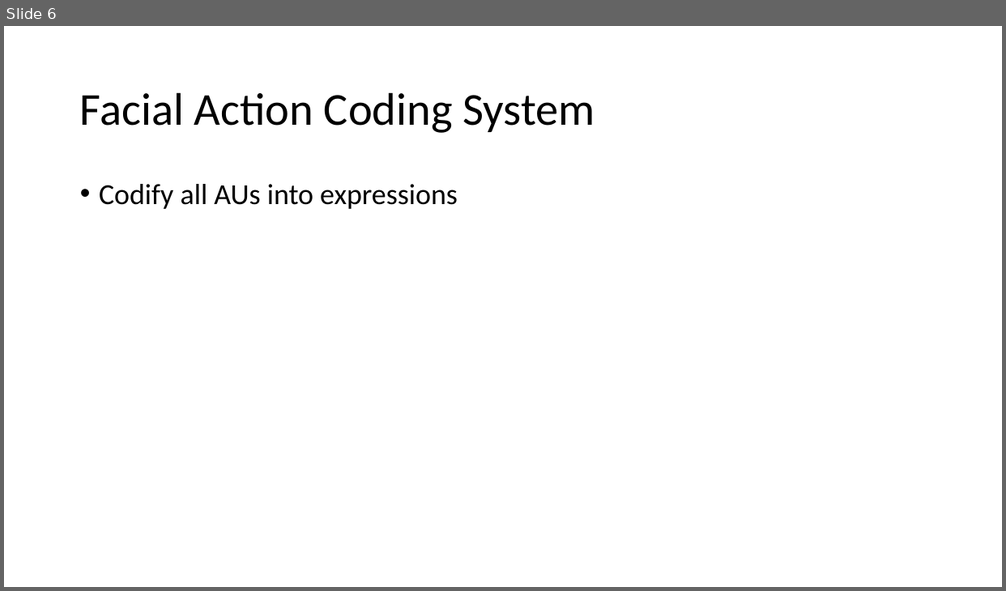
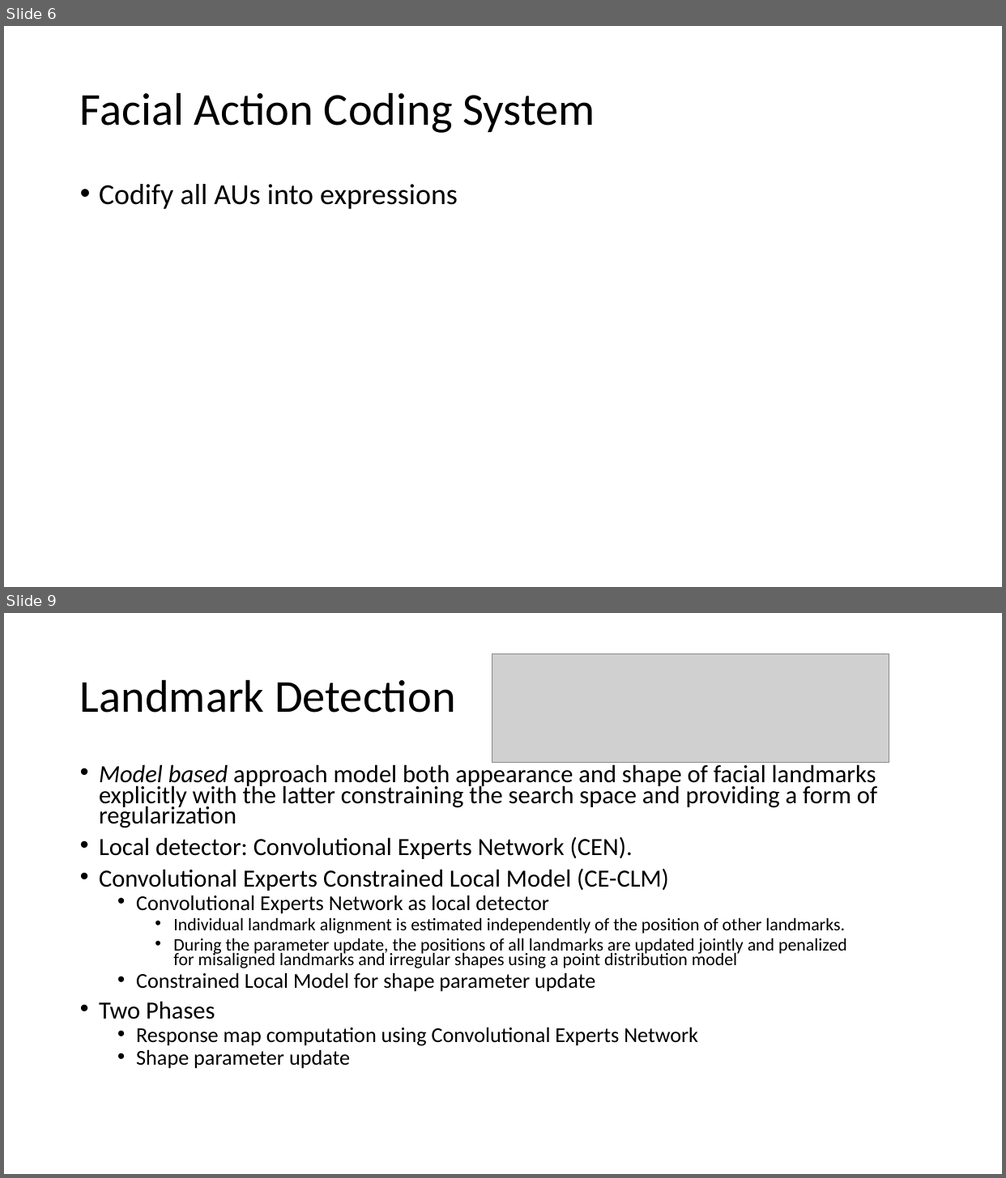
Before and after one commit to AscaL/thesis, a slide deck: Deception Detection using Facial Action Units.pptx. Shown one above the other, each under a label of ours: slide 6 before the commit, slides 6 and 9 after it; the slides between them are not shown. The pictures are 1006x591 and 1006x1178 pixels, drawn with LibreOffice and Linux fonts; fonts in the diff are those of the drawing; grey boxes stand for pictures. Boxes give left, top, right and bottom in pixels: in the first picture for what was removed or moved away, otherwise in the second. Text is boxed around its words. In the diff, an @@ line names an element or a change of style, - is before the commit and + after.

```diff
--- a/Deception Detection using Facial Action Units.pptx
+++ b/Deception Detection using Facial Action Units.pptx
@@ slide 9 added at (4, 613, 1002, 1174), background #FFFFFF @@
@@ picture added at (492, 654, 889, 763) @@
@@ title added at (80, 679, 456, 713), 44 pt, text #000000 @@
+Landmark Detection
@@ text added at (99, 762, 877, 1069), 23.8 pt, text #000000 @@
+• Model based approach model both appearance and shape of facial landmarks explicitly with the latter constraining the search space and providing a form of regularization
+• Local detector: Convolutional Experts Network (CEN).
+• Convolutional Experts Constrained Local Model (CE-CLM)
+  • Convolutional Experts Network as local detector
+    • Individual landmark alignment is estimated independently of the position of other landmarks.
+    • During the parameter update, the positions of all landmarks are updated jointly and penalized
+      for misaligned landmarks and irregular shapes using a point distribution model
+  • Constrained Local Model for shape parameter update
+• Two Phases
+  • Response map computation using Convolutional Experts Network
+  • Shape parameter update
```
Also in this commit, not shown: 1 slide changed, 2 other slides added, 2 other files.
